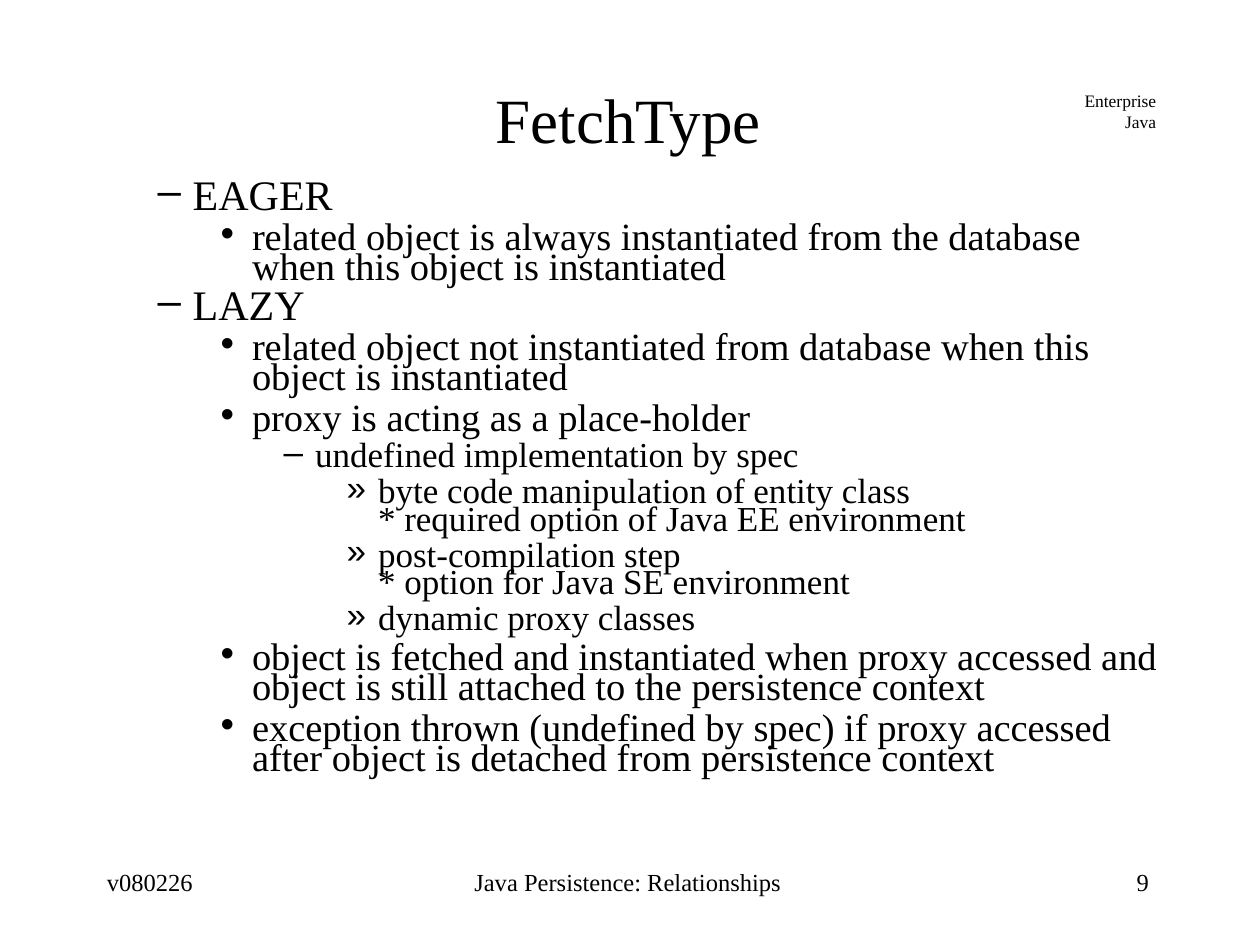
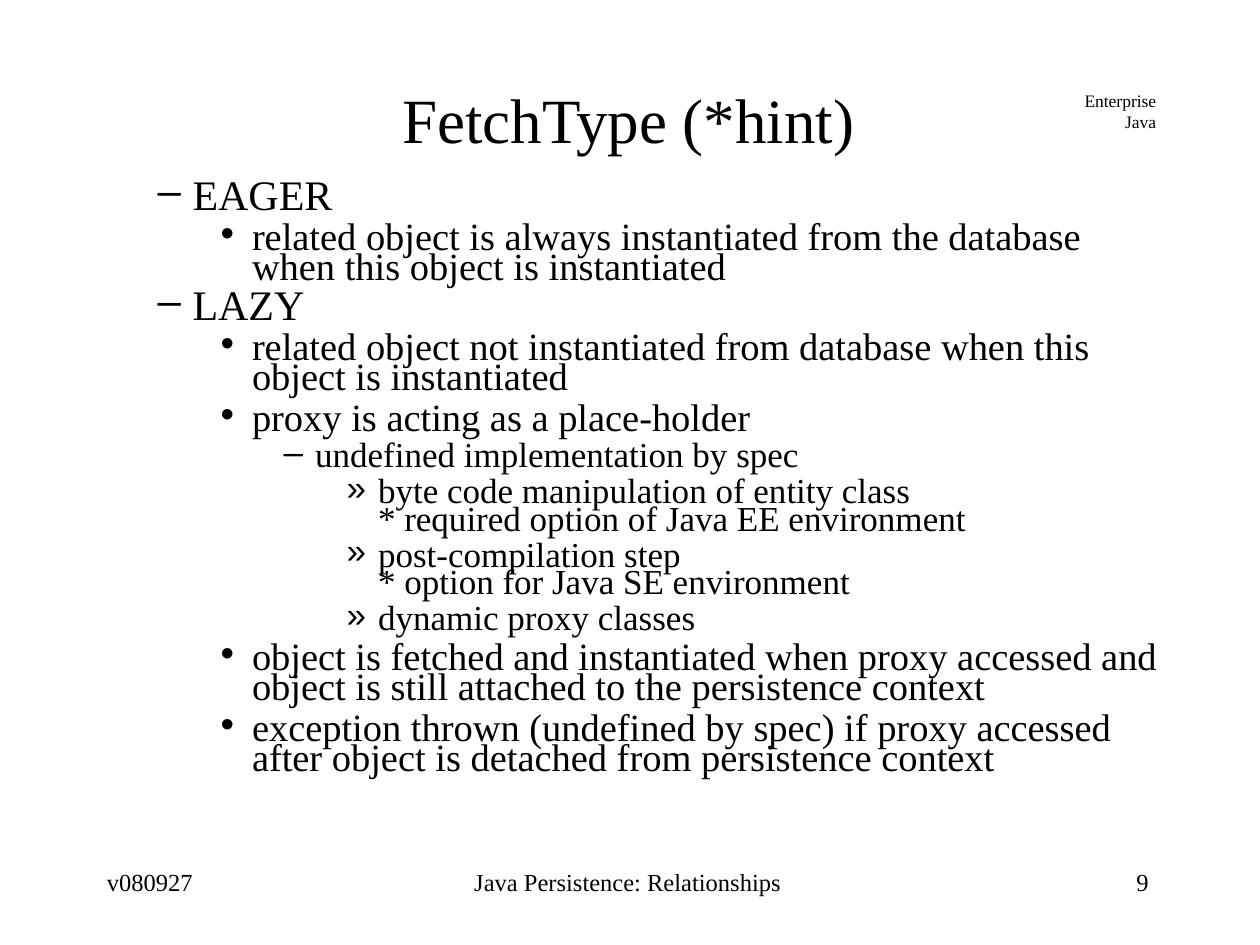
Before and after one commit to jcstaff/ejava-javaee, a slide deck: slide 9 of ormRelations/src/site/resources/lectures/ormRelations.ppt. Drawn at 1260x945 pixels with LibreOffice and Linux fonts; fonts in the diff are those of the drawing. Boxes give left, top, right and bottom in pixels: in the first picture for what was removed or moved away, otherwise in the second. Text is boxed around its words. In the diff, an @@ line names an element or a change of style, - is before the commit and + after.

```diff
--- a/ormRelations/src/site/resources/lectures/ormRelations.ppt
+++ b/ormRelations/src/site/resources/lectures/ormRelations.ppt
@@ title at box(402, 99, 854, 155): text changed @@
-FetchType
+FetchType (*hint)
@@ text at box(107, 874, 193, 892): text changed @@
-v080226
+v080927
```
Also in this commit, not shown: 62 other slides changed, 4 slides added, 2 other files.
